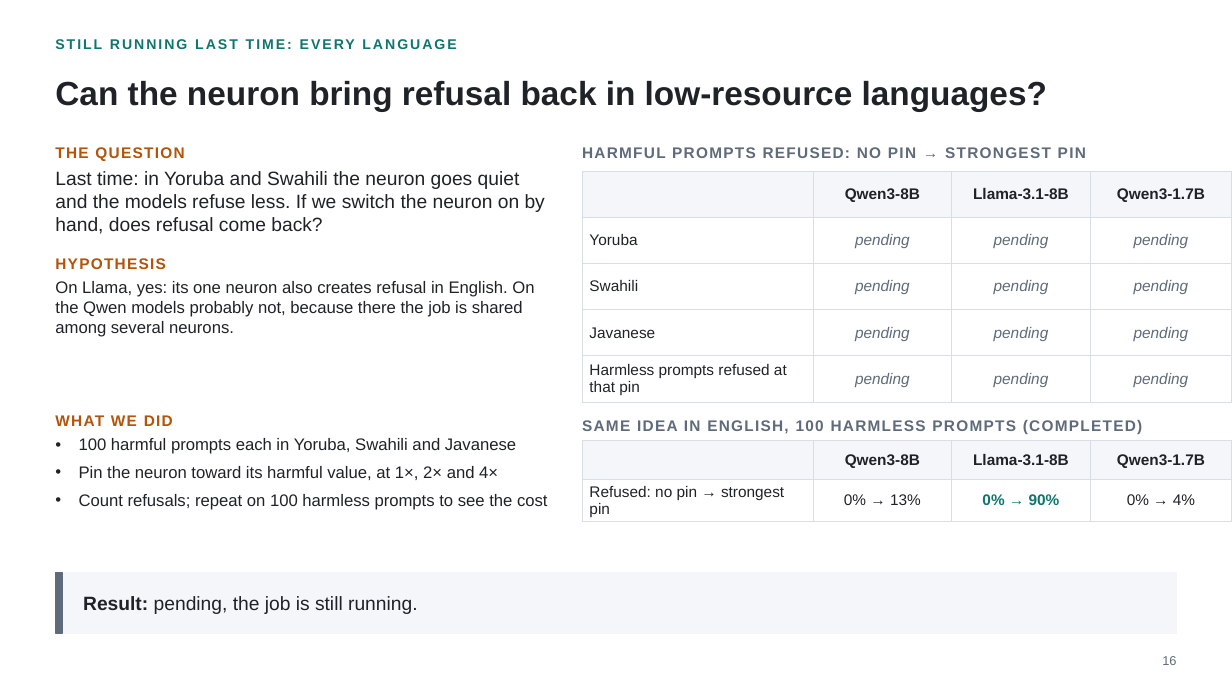
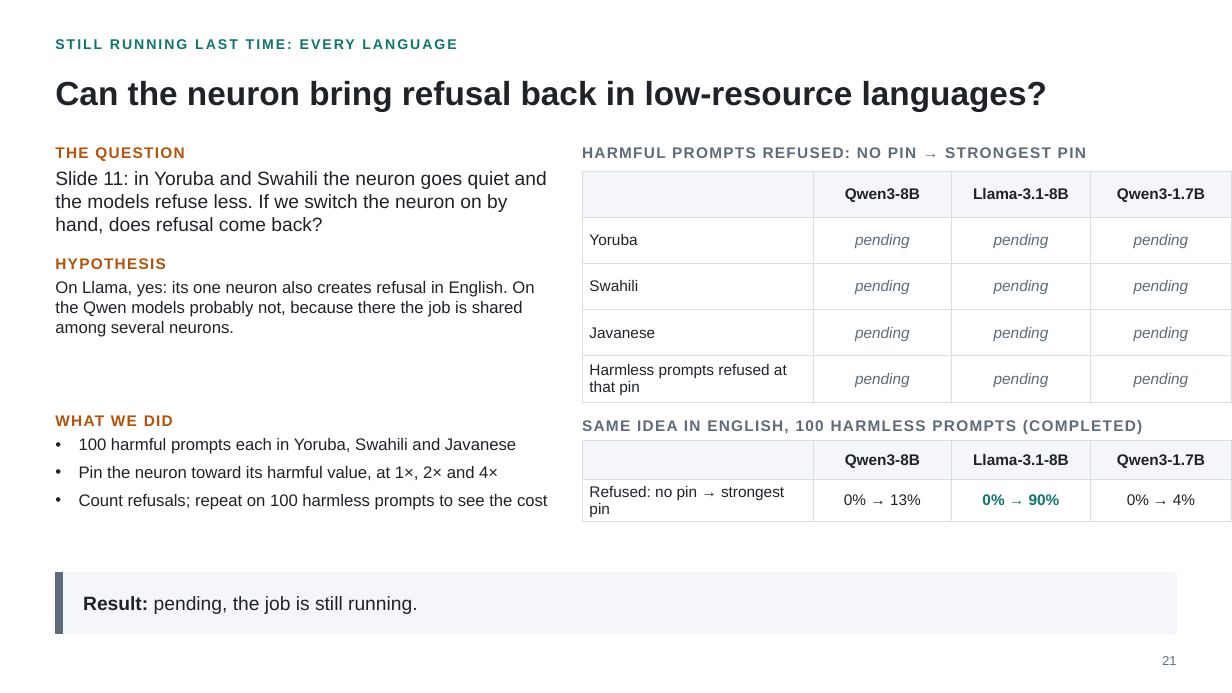
Before and after one commit to fjoad/refusal-neurons, a slide deck: slide 21 of slides/refusal_neurons_2026-11-12.pptx (slide 16 before the commit). Drawn at 1232x693 pixels with LibreOffice and Linux fonts; fonts in the diff are those of the drawing. Boxes give left, top, right and bottom in pixels: in the first picture for what was removed or moved away, otherwise in the second. Text is boxed around its words. In the diff, an @@ line names an element or a change of style, - is before the commit and + after.

```diff
--- a/slides/refusal_neurons_2026-11-12.pptx
+++ b/slides/refusal_neurons_2026-11-12.pptx
@@ text at (55, 171, 547, 234): text changed @@
-Last time: in Yoruba and Swahili the neuron goes quiet and the models refuse less. If we switch the neuron on by hand, does refusal come back?
+Slide 11: in Yoruba and Swahili the neuron goes quiet and the models refuse less. If we switch the neuron on by hand, does refusal come back?
@@ text at (1162, 656, 1176, 665): text changed @@
-16
+21
```
Also in this commit, not shown: 13 other slides changed, 5 slides added, 12 other files.
